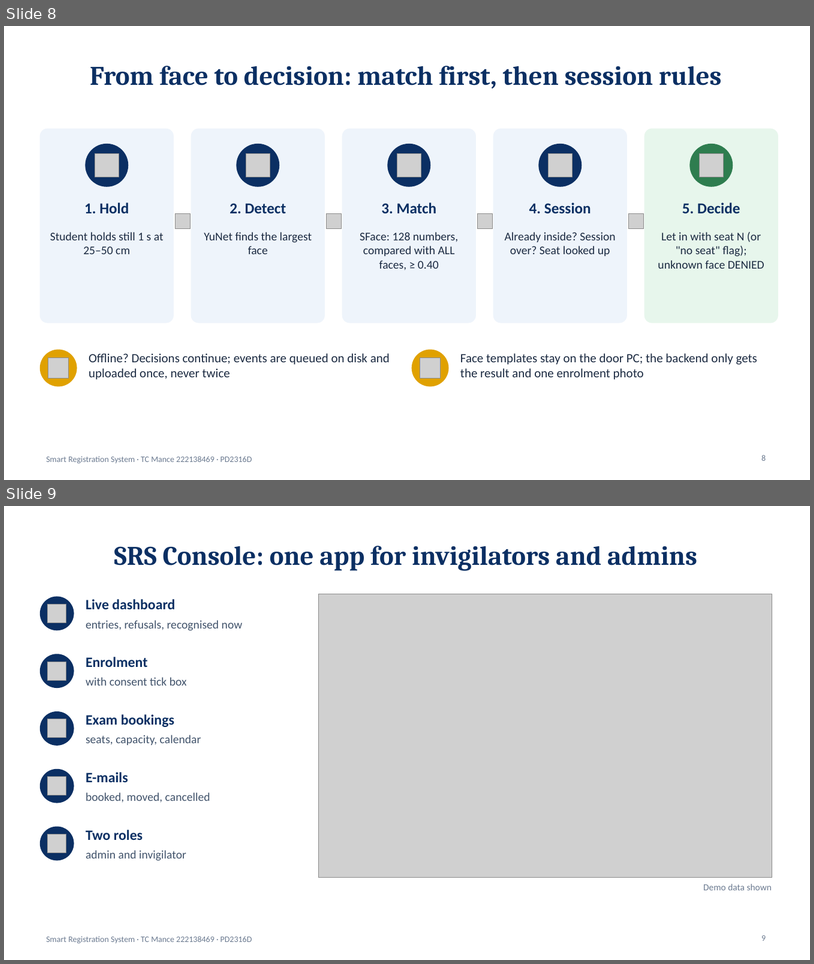
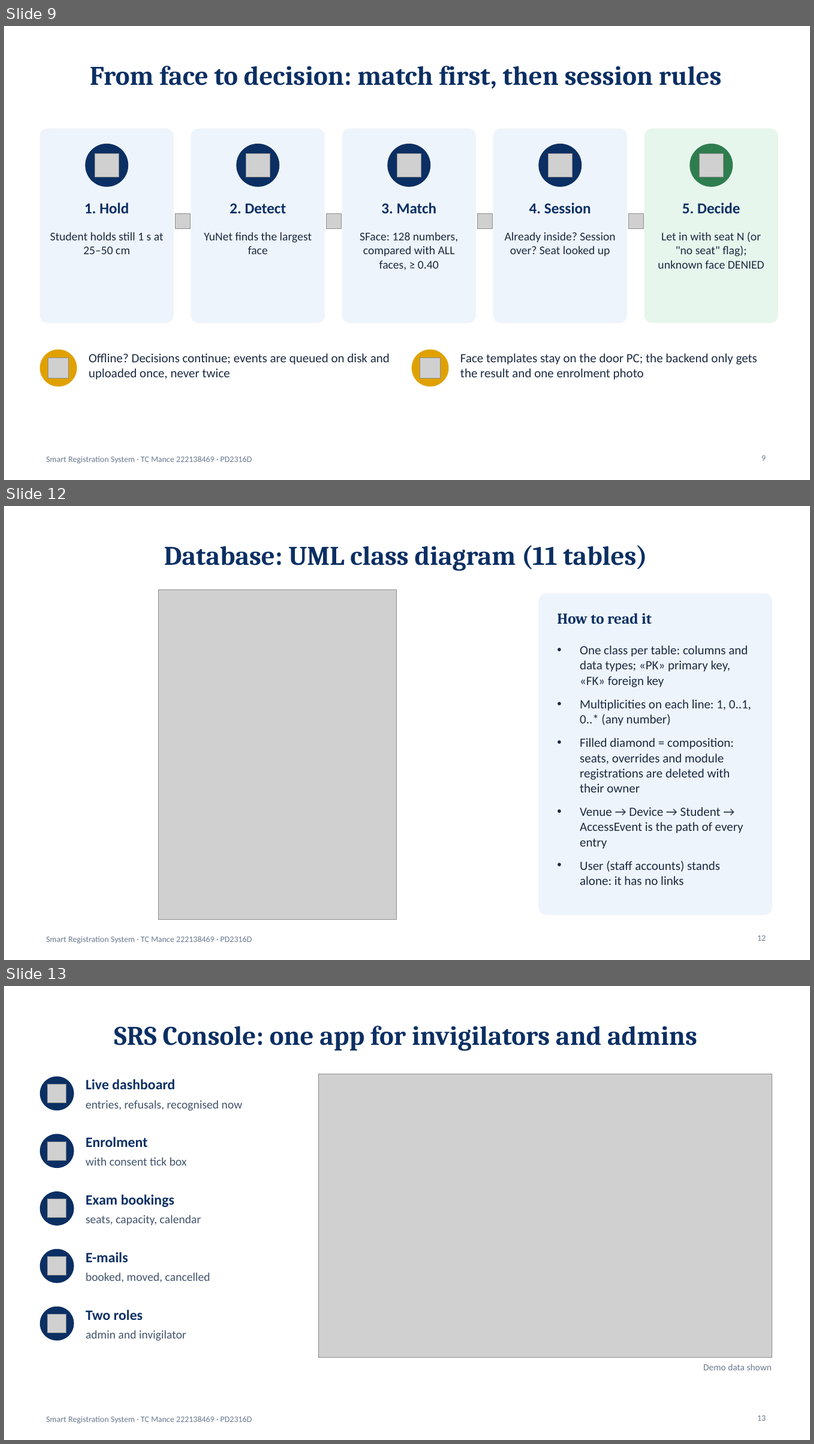
Before and after one commit to TebogoClifford/Smart_Registration_System, a slide deck: docs_out/SRS_Presentation_TC_Mance.pptx. Shown one above the other, each under a label of ours: slides 8 and 9 before the commit, slides 9, 12 and 13 after it; the slides between them are not shown. The pictures are 814x964 and 814x1444 pixels, drawn with LibreOffice and Linux fonts; fonts in the diff are those of the drawing; grey boxes stand for pictures. Boxes give left, top, right and bottom in pixels: in the first picture for what was removed or moved away, otherwise in the second. Text is boxed around its words. In the diff, an @@ line names an element or a change of style, - is before the commit and + after.

```diff
--- a/docs_out/SRS_Presentation_TC_Mance.pptx
+++ b/docs_out/SRS_Presentation_TC_Mance.pptx
@@ slide 12 added at [4,506,810,960], background #FFFFFF; not listed: 1 template element that a slide beside it also shows @@
@@ title added at [164,545,647,571], 32 pt, text #0B2F63, bold @@
+Database: UML class diagram (11 tables)
@@ picture added at [159,589,396,919] @@
@@ rounded rectangle added at [539,594,772,915], fill #EEF4FB, outline #EEF4FB 1 pt @@
@@ text added at [557,613,652,624], 18 pt, text #0B2F63, bold @@
+How to read it
@@ text added at [580,645,752,885], 15 pt, text #1B2A41 @@
+• One class per table: columns and data types; «PK» primary key, «FK» foreign key
+• Multiplicities on each line: 1, 0..1, 0..* (any number)
+• Filled diamond = composition: seats, overrides and module registrations are deleted with their owner
+• Venue → Device → Student → AccessEvent is the path of every entry
+• User (staff accounts) stands alone: it has no links
@@ page number added at [758,935,766,940], 10 pt, text #6B7A90 @@
+12
@@ what was slide 8 is now slide 9 @@
@@ page number at [762,455,766,460]: text changed @@
-8
+9
@@ what was slide 9 is now slide 13 @@
@@ page number at [758,1415,766,1420]: text changed @@
-9
+13
```
Also in this commit, not shown: 2 slides changed, 7 other slides added.
